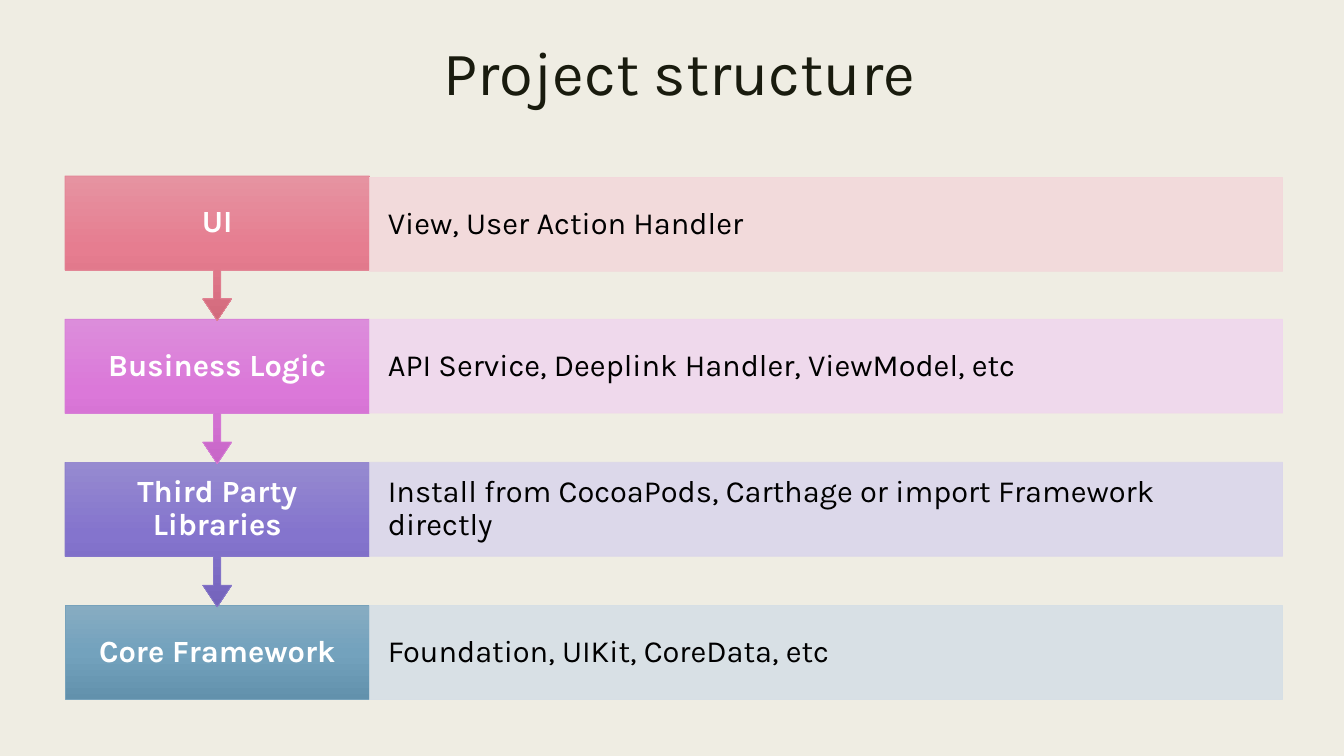
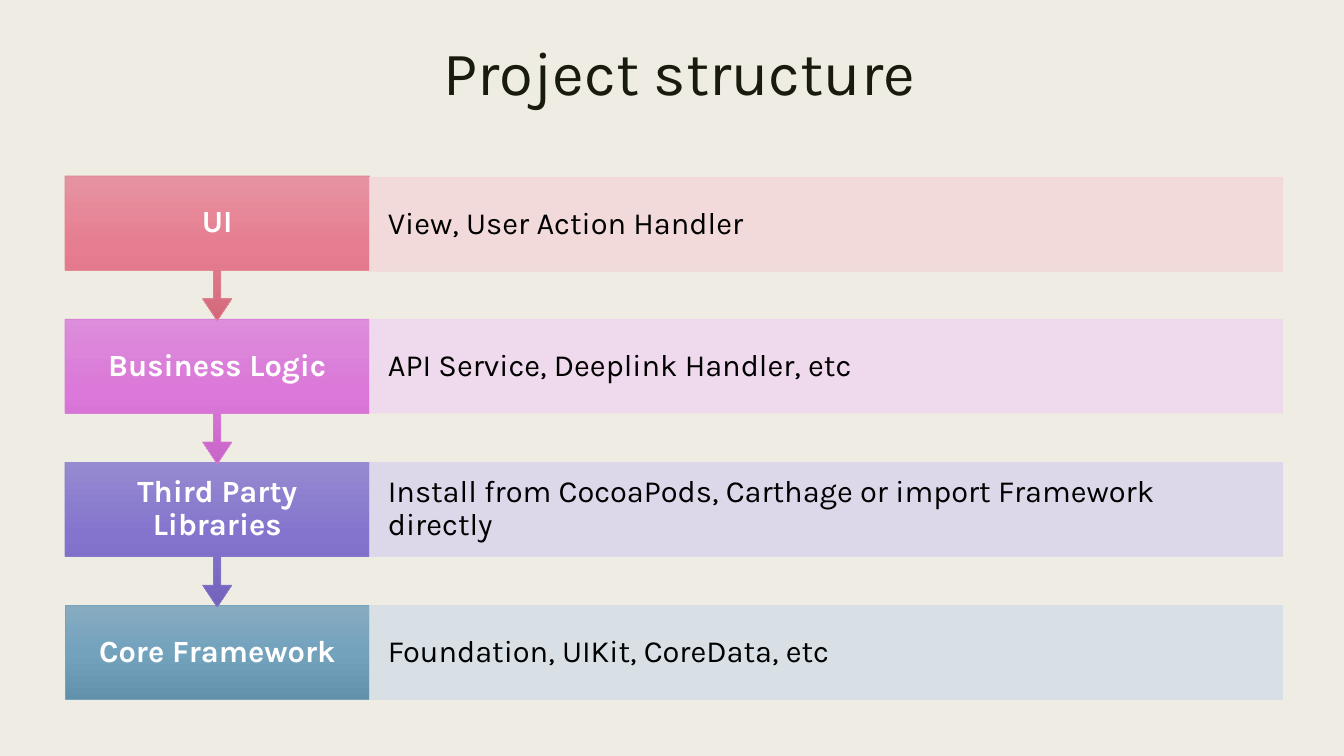
Before and after one commit to ThanhTurin/iOS-meetup-sg, a slide deck: slide 20 of Presentation.pptx. Drawn at 1344x756 pixels with LibreOffice and Linux fonts; fonts in the diff are those of the drawing. Boxes give left, top, right and bottom in pixels: in the first picture for what was removed or moved away, otherwise in the second. Text is boxed around its words. In the diff, an @@ line names an element or a change of style, - is before the commit and + after.

```diff
--- a/Presentation.pptx
+++ b/Presentation.pptx
@@ text at (388, 355, 851, 383): text changed @@
-API Service, Deeplink Handler, ViewModel, etc
+API Service, Deeplink Handler, etc
```
Also in this commit, not shown: 1 other slide changed.
